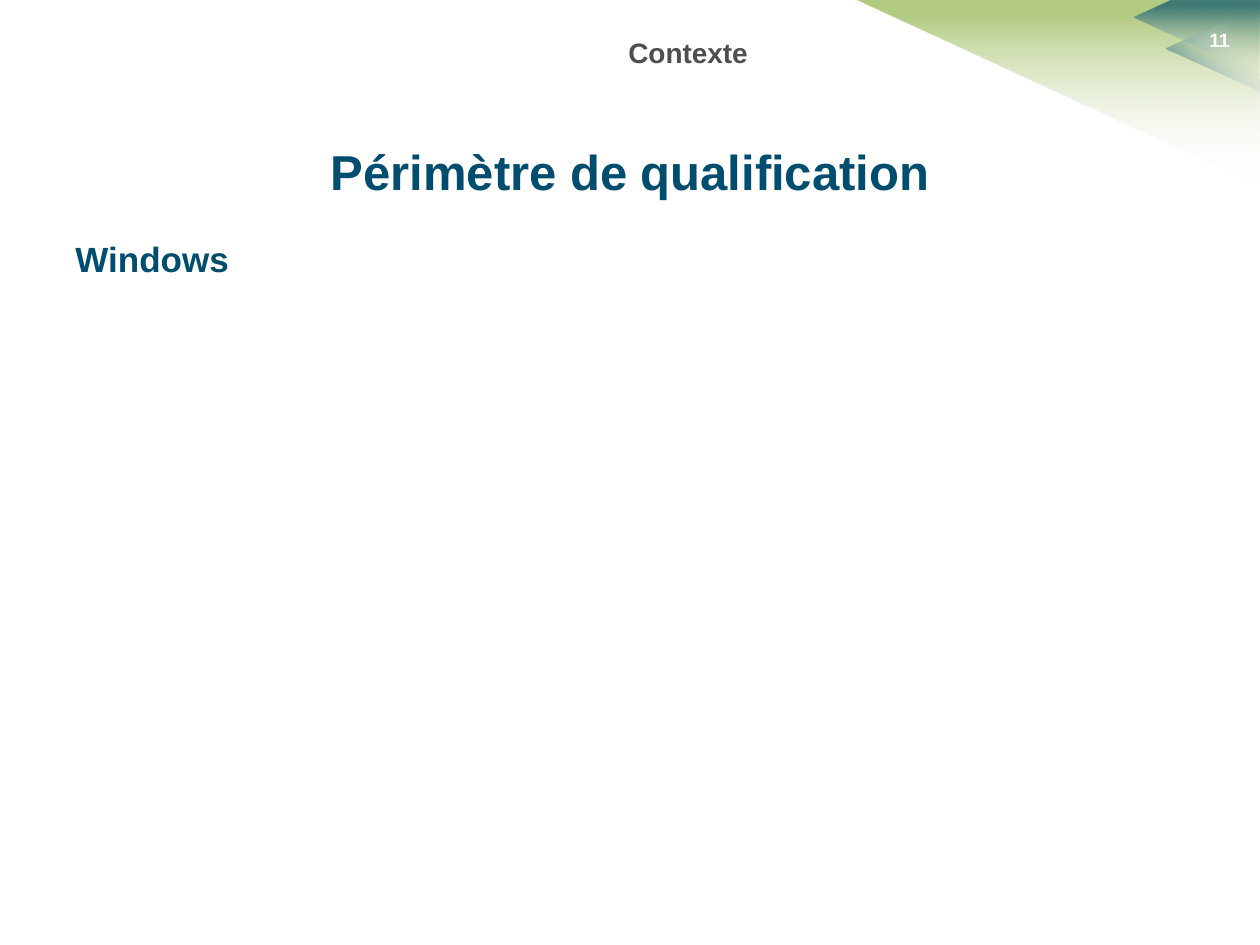
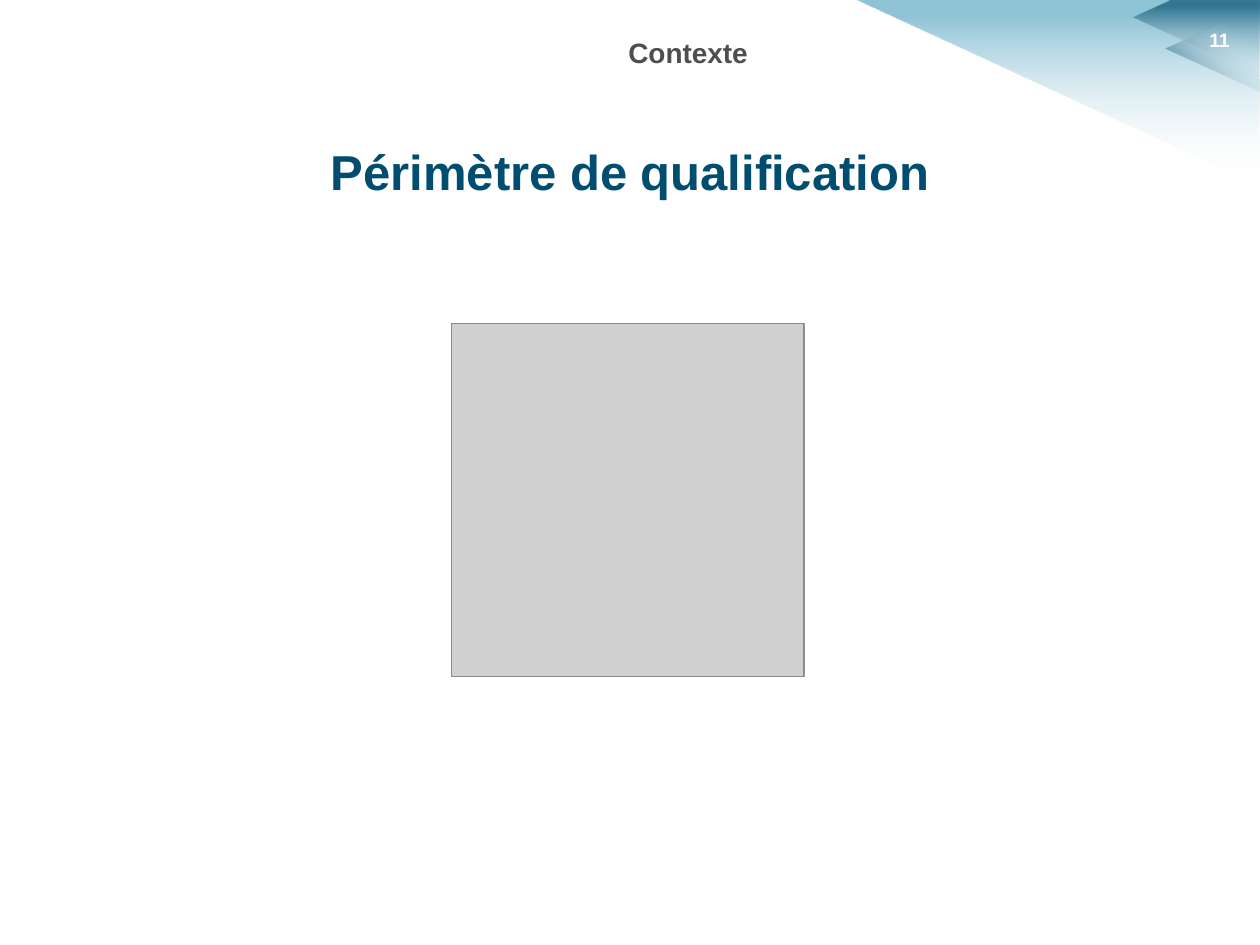
Before and after one commit to HKervadec/korrigolo, a slide deck: slide 11 of soutenances/planification/soutenance_planification.pptx. Drawn at 1260x945 pixels with LibreOffice and Linux fonts; fonts in the diff are those of the drawing; grey boxes stand for pictures; background and template pictures are left out. Boxes give left, top, right and bottom in pixels: in the first picture for what was removed or moved away, otherwise in the second. Text is boxed around its words. In the diff, an @@ line names an element or a change of style, - is before the commit and + after.

```diff
--- a/soutenances/planification/soutenance_planification.pptx
+++ b/soutenances/planification/soutenance_planification.pptx
@@ freeform shape at (856,0,1260,185): fill gradient #FFFFFF to #9BBB59 to gradient #FFFFFF to #6BB1C9 @@
@@ text at (75,246,228,273): paragraph removed @@
-Windows
@@ picture added at (451,324,804,677) @@
```
Also in this commit, not shown: 20 other slides changed, 2 slides added, 2 slides removed, 2 other files.
